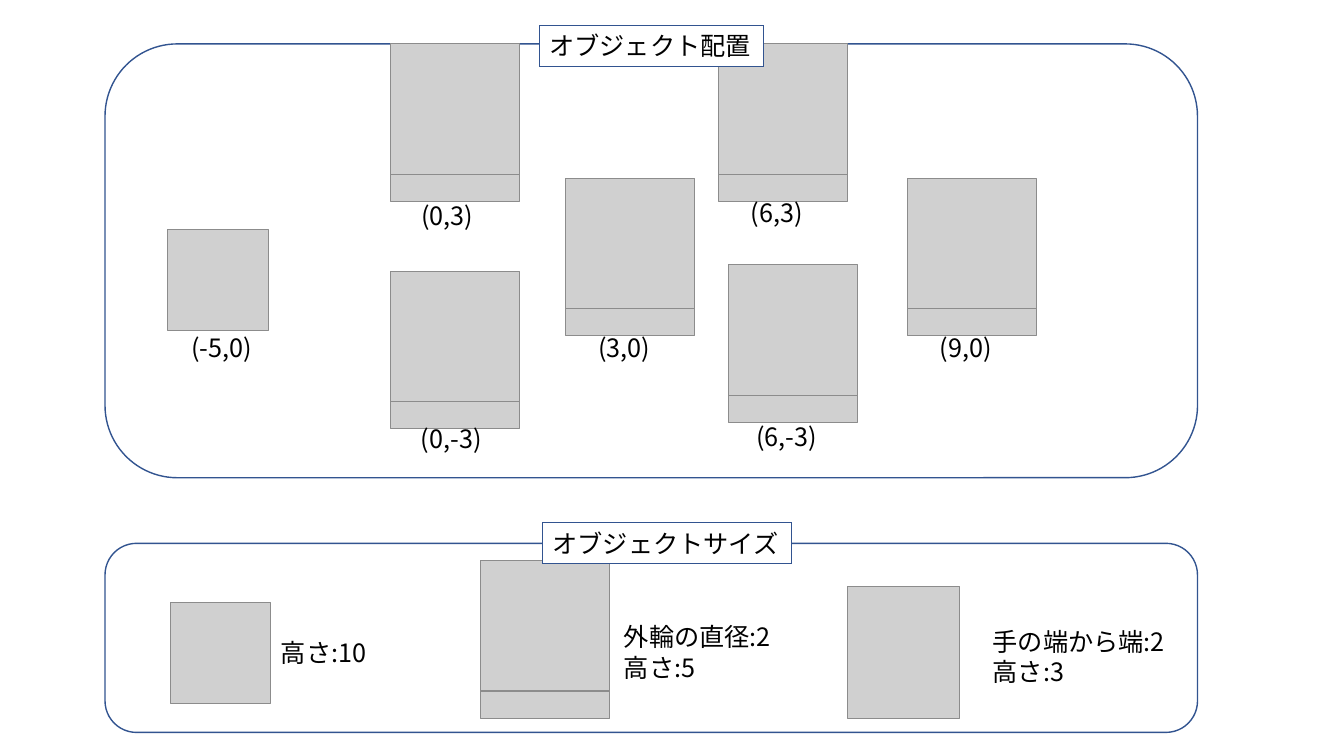
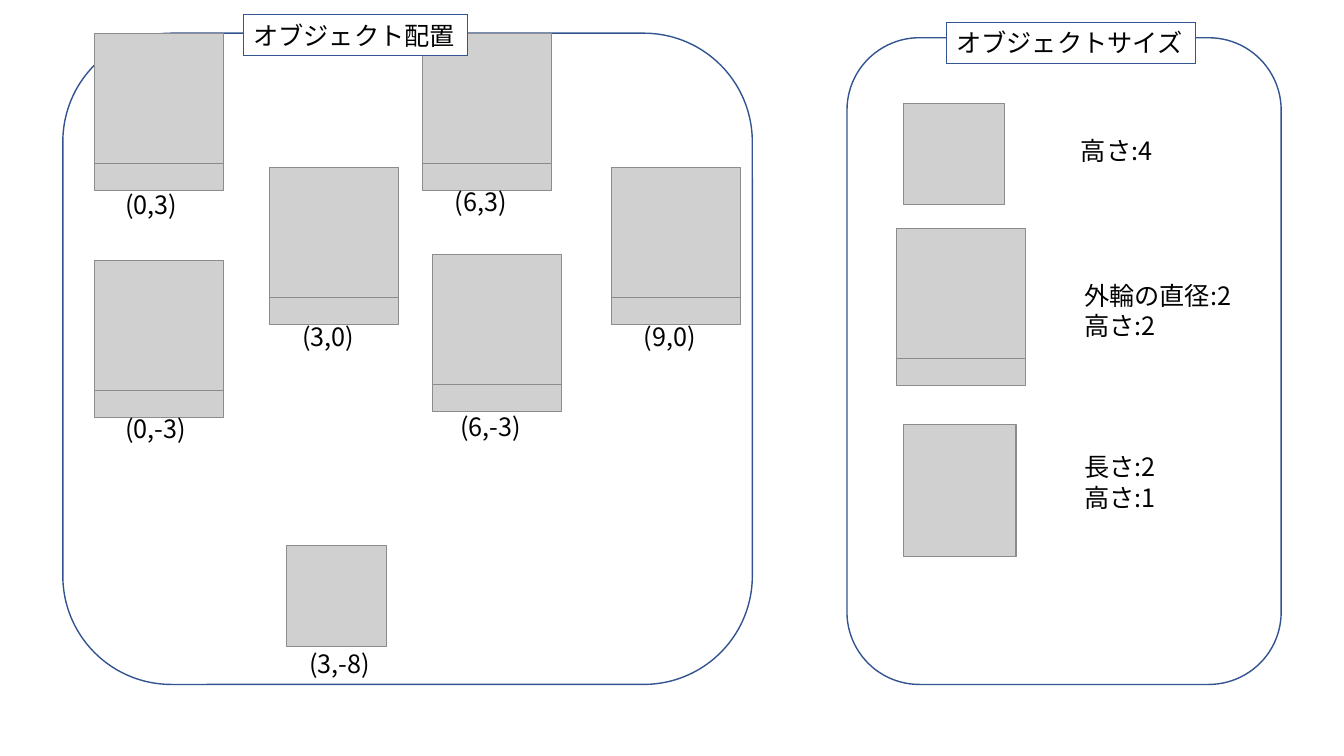
Before and after one commit to shin41x11/monkeyshuffle, a slide deck: slide 2 of docs/仕様/素材/メインゲーム.pptx. Drawn at 1344x756 pixels with LibreOffice and Linux fonts; fonts in the diff are those of the drawing; grey boxes stand for pictures. Boxes give left, top, right and bottom in pixels: in the first picture for what was removed or moved away, otherwise in the second. Text is boxed around its words. In the diff, an @@ line names an element or a change of style, - is before the commit and + after.

```diff
--- a/docs/仕様/素材/メインゲーム.pptx
+++ b/docs/仕様/素材/メインゲーム.pptx
@@ rectangle "オブジェクトサイズ": place and size @@
-rectangle "オブジェクトサイズ" at box(542, 523, 791, 564)
+rectangle "オブジェクトサイズ" at box(947, 23, 1196, 64)
@@ rounded rectangle: place and size @@
-rounded rectangle at box(105, 44, 1198, 478)
+rounded rectangle at box(63, 33, 752, 685)
@@ picture: place and size @@
-picture at box(719, 44, 848, 174)
+picture at box(95, 33, 224, 163)
@@ picture: place and size @@
-picture at box(391, 44, 520, 174)
+picture at box(423, 33, 553, 163)
@@ rounded rectangle added at box(847, 37, 1281, 685), outline #325491 1 pt @@
@@ picture: place and size @@
-picture at box(719, 72, 848, 202)
+picture at box(95, 60, 224, 191)
@@ picture: place and size @@
-picture at box(391, 72, 520, 202)
+picture at box(423, 60, 553, 191)
@@ picture: place and size @@
-picture at box(168, 230, 269, 331)
+picture at box(903, 104, 1004, 205)
@@ text at box(1081, 138, 1152, 162): text changed @@
-高さ:10
+高さ:4
@@ picture: place and size @@
-picture at box(481, 561, 610, 691)
+picture at box(270, 167, 399, 297)
@@ picture: place and size @@
-picture at box(566, 178, 695, 309)
+picture at box(611, 167, 740, 297)
@@ picture: place and size @@
-picture at box(481, 589, 610, 719)
+picture at box(270, 195, 399, 325)
@@ 6 texts, 1 rectangle: place and size @@
-6 texts, 1 rectangle at box(421, 25, 992, 453)
+6 texts, 1 rectangle at box(125, 15, 696, 443)
@@ picture: place and size @@
-picture at box(566, 206, 695, 336)
+picture at box(611, 195, 740, 325)
@@ picture: place and size @@
-picture at box(907, 178, 1036, 309)
+picture at box(896, 229, 1025, 359)
@@ picture: place and size @@
-picture at box(728, 265, 857, 395)
+picture at box(95, 260, 224, 390)
@@ picture: place and size @@
-picture at box(391, 271, 520, 401)
+picture at box(433, 254, 562, 384)
@@ picture: place and size @@
-picture at box(907, 206, 1036, 336)
+picture at box(896, 256, 1025, 386)
@@ picture: place and size @@
-picture at box(728, 292, 857, 422)
+picture at box(95, 287, 224, 417)
@@ picture: place and size @@
-picture at box(391, 298, 520, 429)
+picture at box(433, 281, 562, 411)
@@ text "外輪の直径:2": place and size @@
-text "外輪の直径:2" at box(624, 624, 771, 679)
+text "外輪の直径:2" at box(1084, 283, 1231, 337)
@@ text at box(1084, 313, 1155, 337): text changed @@
-高さ:5
+高さ:2
@@ text removed at box(191, 336, 252, 362) @@
-(-5,0)
@@ picture: place and size @@
-picture at box(848, 586, 961, 718)
+picture at box(903, 424, 1016, 557)
@@ text added at box(1084, 456, 1155, 509), 18 pt, text #000000 @@
+長さ:2
+高さ:1
@@ rounded rectangle removed at box(105, 543, 1198, 733) @@
@@ picture: place and size @@
-picture at box(170, 603, 271, 704)
+picture at box(286, 546, 387, 647)
@@ text added at box(309, 652, 370, 678), 18 pt, text #000000 @@
+(3,-8)
@@ text removed at box(993, 630, 1165, 683) @@
-手の端から端:2
-高さ:3
```
Also in this commit, not shown: 1 slide added, 32 other files.
